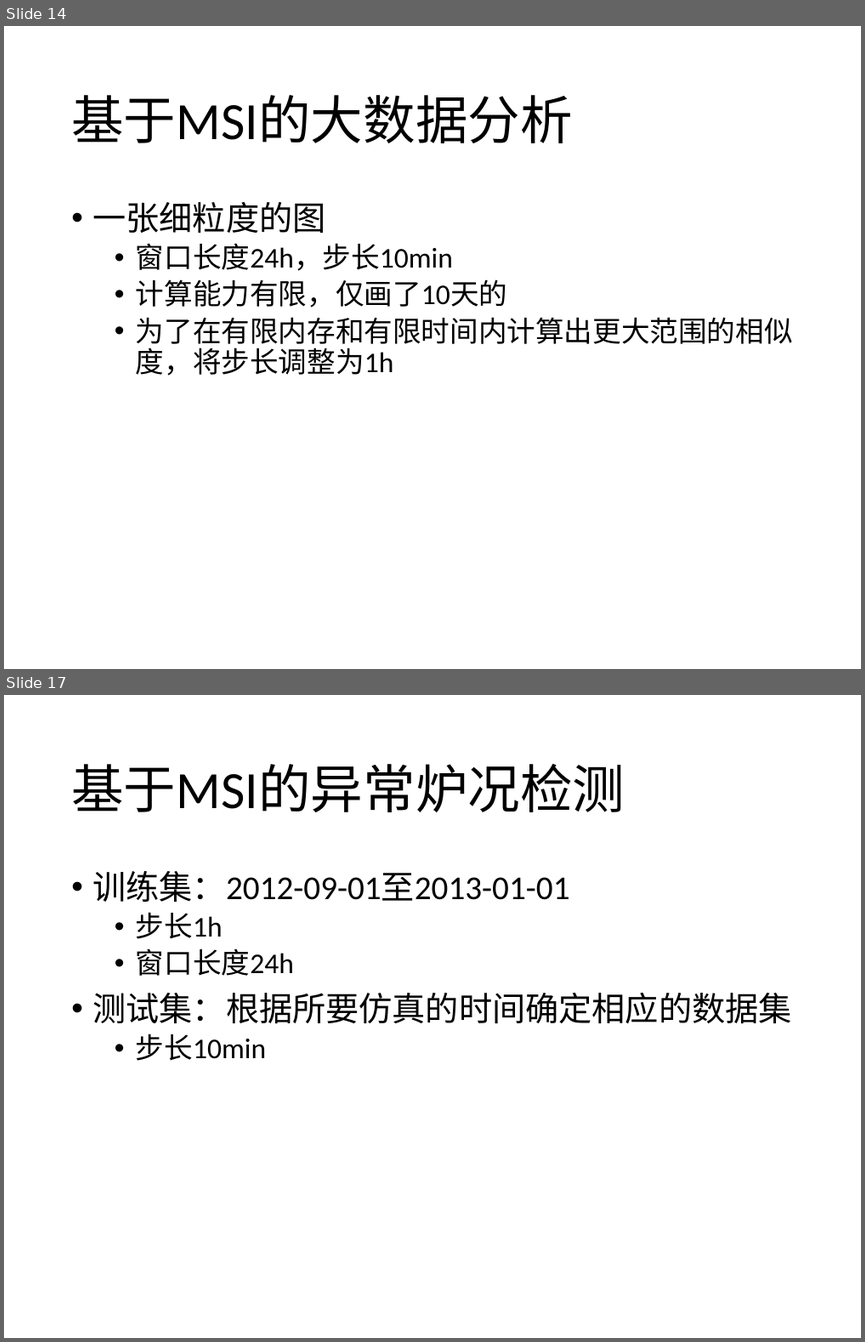
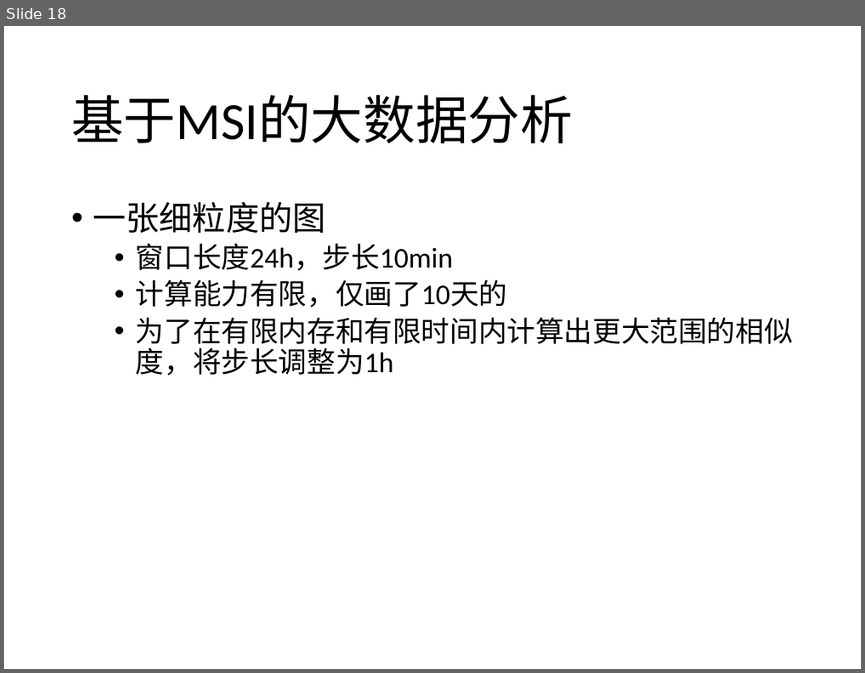
Before and after one commit to prm10/paper, a slide deck: presentation/msi.pptx. Shown one above the other, each under a label of ours: slides 14 and 17 before the commit, slide 18 after it; the slides between them are not shown. The pictures are 865x1342 and 865x673 pixels, drawn with LibreOffice and Linux fonts; fonts in the diff are those of the drawing. Boxes give left, top, right and bottom in pixels: in the first picture for what was removed or moved away, otherwise in the second. Text is boxed around its words. In the diff, an @@ line names an element or a change of style, - is before the commit and + after.

```diff
--- a/presentation/msi.pptx
+++ b/presentation/msi.pptx
@@ slide 17 removed at [4,695,861,1338], background #FFFFFF @@
@@ title removed at [71,764,624,812] @@
-基于MSI的异常炉况检测
@@ text removed at [93,871,792,1061] @@
-• 训练集：2012-09-01至2013-01-01
-  • 步长1h
-  • 窗口长度24h
-• 测试集：根据所要仿真的时间确定相应的数据集
-  • 步长10min
@@ what was slide 14 is now slide 18 @@
```
Also in this commit, not shown: 11 slides changed, 6 slides added, 2 other slides removed, 2 other files.
